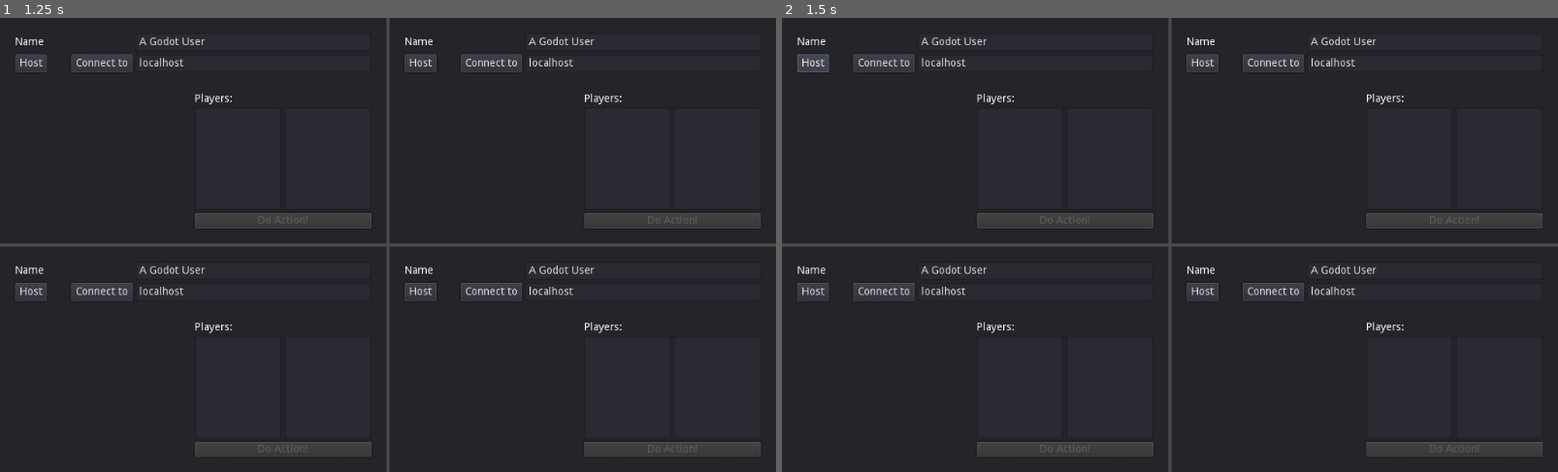
Above: before the commit, frames 1-2 (left to right).
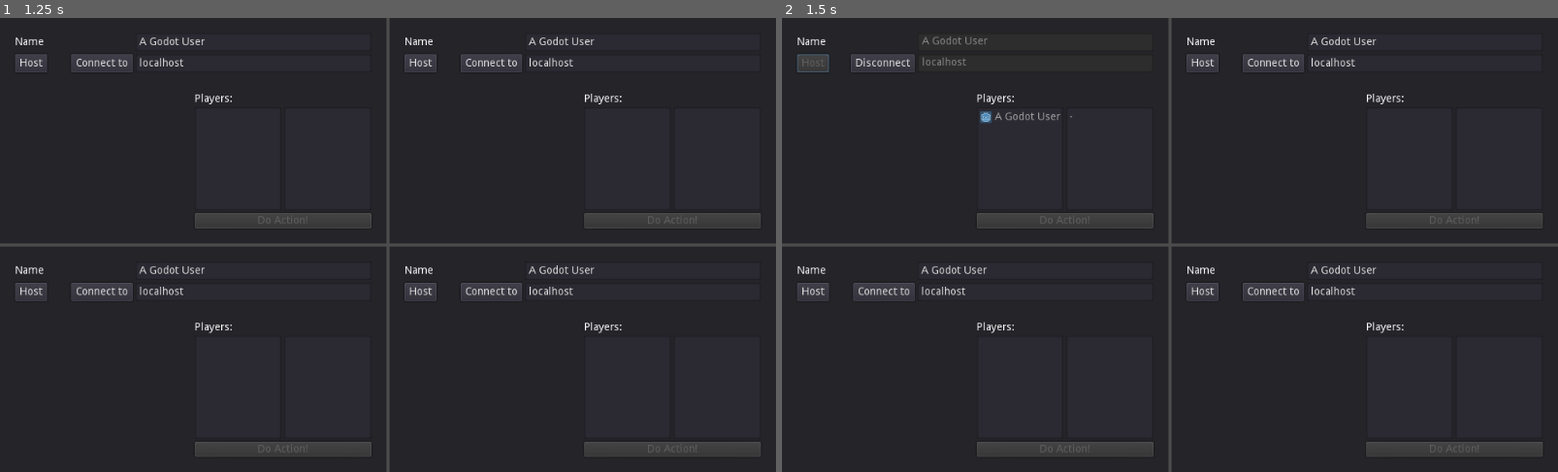
Above: after the commit, the same moments.

Repository: LudiDorici/gd-custom-multiplayer
Game: Godot game, scene res://scene/combo.tscn
The game is run twice, just before and just after one commit, with the same random seed, the same clock (stepped at 60 frames per second) and the same inputs.
Inputs:
- Up to frame 1 (1.25 s): tap Enter at 0.5 s
- Up to frame 2 (1.5 s): click "Host" at 1.25 s

Frame 1 is identical in both runs. In frame 2, 0.4% of the frame differs, in the area x 2-38%, y 4-24%.
Error before the commit: Parse Error: The method "_rpc" isn't declared in the current class. (res://script/game.gd:27)

Commit message:
Small fix to do_action, use puppetsync

Diff:
--- a/script/game.gd
+++ b/script/game.gd
@@ -16,7 +16,7 @@
 	var sender = multiplayer.get_rpc_sender_id()
 	rpc("update_player_name", sender, player_name)
 
-sync func update_player_name(player, player_name):
+puppetsync func update_player_name(player, player_name):
 	var pos = _players.find(player)
 	if pos != -1:
 		_list.set_item_text(pos, player_name)
@@ -24,16 +24,16 @@
 master func request_action(action):
 	var sender = multiplayer.get_rpc_sender_id()
 	if _players[_turn] != multiplayer.get_rpc_sender_id():
-		_rpc("_log", "Someone is trying to cheat! %s" % str(sender))
+		rpc("_log", "Someone is trying to cheat! %s" % str(sender))
 		return
 	do_action(action)
 	next_turn()
 
-sync func do_action(action):
+puppetsync func do_action(action):
 	var player_name = _list.get_item_text(_turn)
-	_log("%s: %ss %d" % [player_name, action, randi() % 100])
+	rpc("_log", "%s: %ss %d" % [player_name, action, randi() % 100])
 
-sync func set_turn(turn):
+puppetsync func set_turn(turn):
 	_turn = turn
 	if turn >= _players.size():
 		return
@@ -44,7 +44,7 @@
 			_list.set_item_icon(i, null)
 	_action.disabled = _players[turn] != multiplayer.get_network_unique_id()
 
-sync func del_player(id):
+puppetsync func del_player(id):
 	var pos = _players.find(id)
 	if pos == -1:
 		return
@@ -58,7 +58,7 @@
 	if multiplayer.is_network_server():
 		rpc("set_turn", _turn)
 
-sync func add_player(id, player_name=""):
+puppetsync func add_player(id, player_name=""):
 	if multiplayer.is_network_server() and id != 1:
 		_log("%s:%s connected!" % [
 			multiplayer.network_peer.get_peer_address(id),
@@ -106,15 +106,15 @@
 		return
 	rpc("del_player", id)
 
-sync func _log(what):
+puppetsync func _log(what):
 	$HBoxContainer/RichTextLabel.add_text(what + "\n")
 
 func _on_Action_pressed():
 	if multiplayer.is_network_server():
-		rpc("do_action", "roll")
+		do_action("roll")
 		next_turn()
 	else:
-		rpc("request_action", "roll")
+		rpc_id(1, "request_action", "roll")
 
 func _on_NameList_item_activated(index):
 	if multiplayer.is_network_server() and _players[index] != 1:
